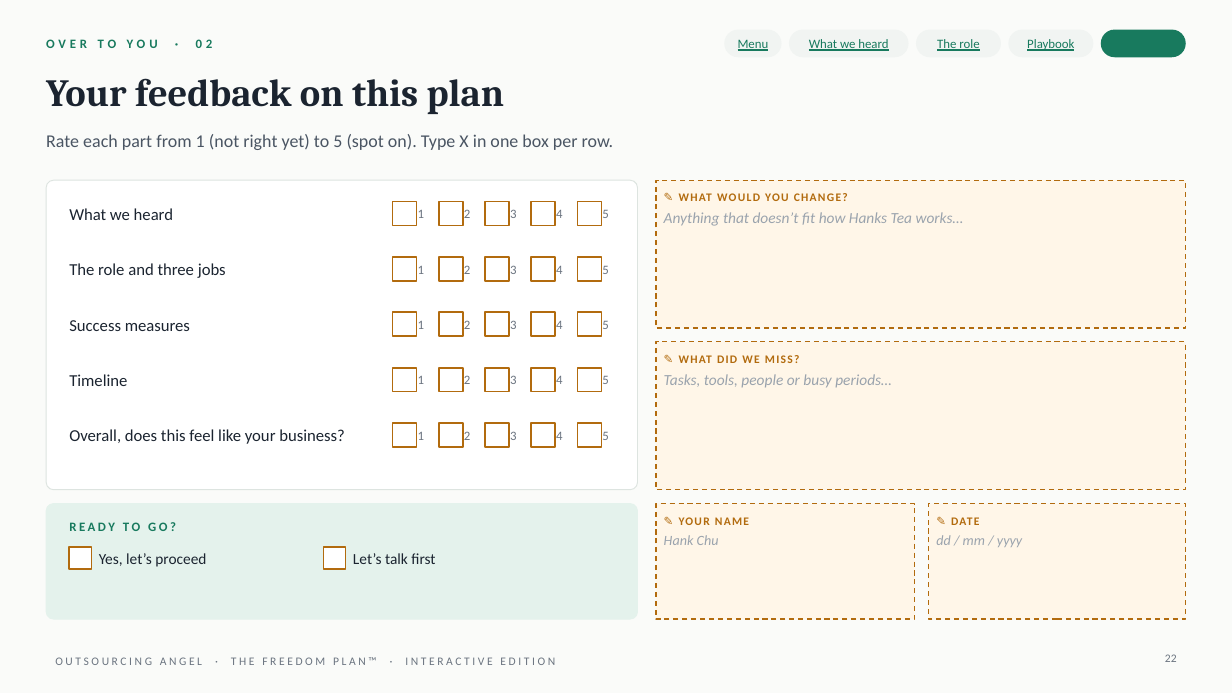
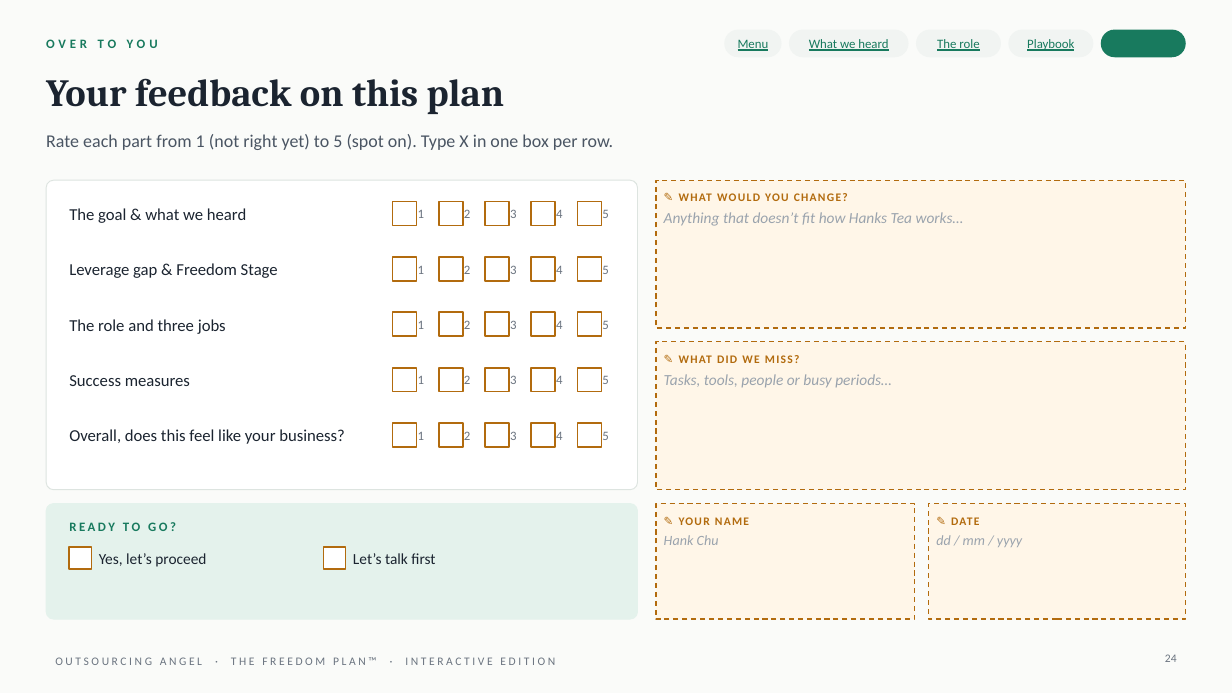
Before and after one commit to gail-gif/OA, a slide deck: slide 24 of Hank_Chu_Freedom_Plan_Interactive.pptx (slide 22 before the commit). Drawn at 1232x693 pixels with LibreOffice and Linux fonts; fonts in the diff are those of the drawing. Boxes give left, top, right and bottom in pixels: in the first picture for what was removed or moved away, otherwise in the second. Text is boxed around its words. In the diff, an @@ line names an element or a change of style, - is before the commit and + after.

```diff
--- a/Hank_Chu_Freedom_Plan_Interactive.pptx
+++ b/Hank_Chu_Freedom_Plan_Interactive.pptx
@@ text at <box>46,39,158,48</box>: text changed @@
-OVER TO YOU · 02
+OVER TO YOU
@@ text at <box>69,208,246,223</box>: text changed @@
-What we heard
+The goal & what we heard
@@ text added at <box>69,263,278,278</box>, 13 pt, text #1B2430 @@
+Leverage gap & Freedom Stage
@@ text "The role and three jobs": place and size @@
-text "The role and three jobs" at <box>69,263,226,278</box>
+text "The role and three jobs" at <box>69,319,226,334</box>
@@ text "Success measures": place and size @@
-text "Success measures" at <box>69,320,190,331</box>
+text "Success measures" at <box>69,375,190,386</box>
@@ text removed at <box>69,374,127,386</box> @@
-Timeline
@@ page number at <box>1165,654,1177,662</box>: text changed @@
-22
+24
```
Also in this commit, not shown: 11 other slides changed, 4 slides added, 2 slides removed.
